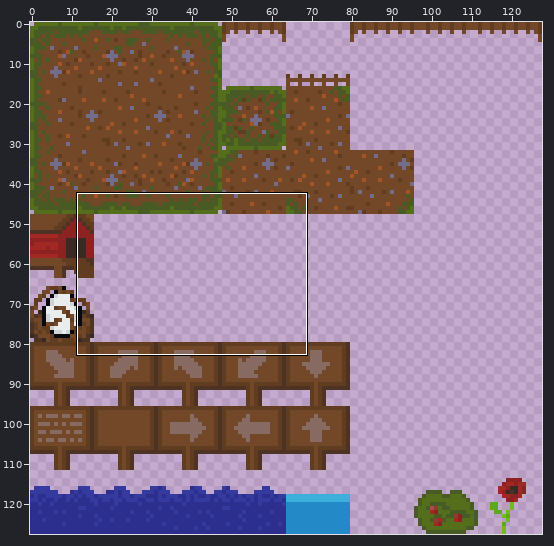
Pixel-art file: TileMap.aseprite. The picture above shows the old version from afar; the outline marks the close-up.
Close-up. Before the commit:
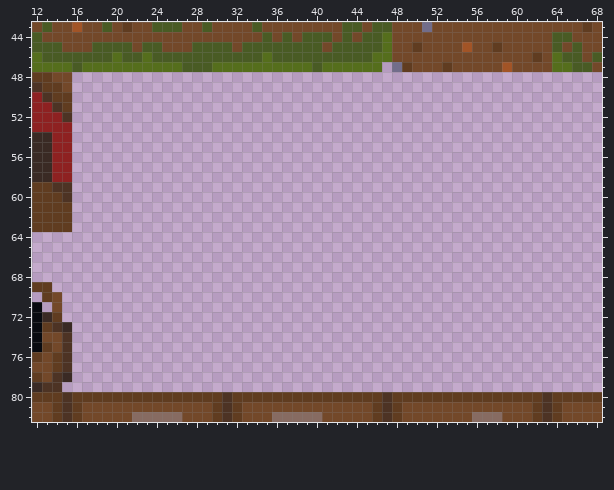
128x128 pixels, 1 frame. Shown: x 12..68, y 43..82.
And afterwards:
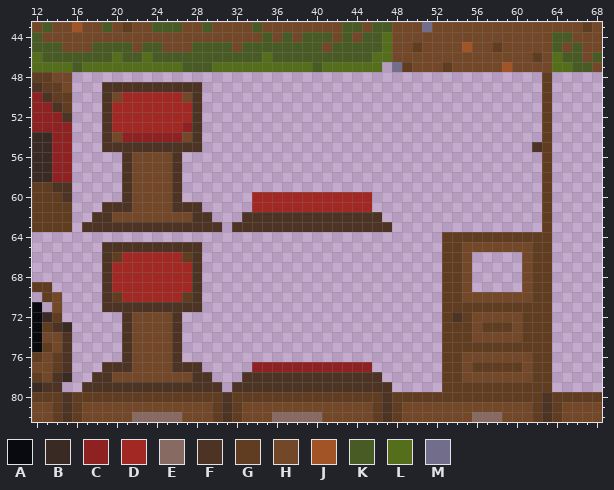
Palette (. is transparent): A #080a0f  B #3a2a24  C #8e2121  D #a12823  E #876b62  F #4d3324  G #603c20  H #734829  J #a25426  K #495b24  L #556e1c  M #726d8a
The edit:
The edit adds colour C in row 53 at x 27; in row 54 at x 21 to 26; in row 77 at x 34 to 45.
The edit adds colour D in row 50 at x 21 to 26; in rows 51 to 52 at x 20 to 27; in row 53 at x 20 to 26; in rows 60 to 61 at x 34 to 45; in row 66 at x 21 to 26; in rows 67 to 69 at x 20 to 27.
The edit adds colour D in row 70 at x 21 to 26.
The edit adds colour F in row 49 at x 19 to 28; in rows 50 to 54 at x 19 and 28; in row 55 at x 19 to 28 and 62; in rows 56 to 60 at x 21 and 26; in row 61 at x 19 to 21 and 26 to 28; in row 62 at x 18 to 19, 28 to 29 and 33 to 46.
The edit adds colour F in row 63 at x 17 to 30 and 32 to 47; in row 65 at x 19 to 28; in rows 66 to 70 at x 19 and 28; in row 71 at x 19 to 28; in row 72 at x 21, 26 and 54; in rows 73 to 76 at x 21 and 26.
The edit adds colour F in row 77 at x 19 to 21 and 26 to 28; in row 78 at x 18 to 19, 28 to 29 and 33 to 46; in row 79 at x 17 to 30 and 32 to 47.
The edit adds colour G in rows 48 to 63 at x 63; in row 64 at x 53 to 63; in row 65 at x 53 to 54 and 62 to 63; in row 66 at x 20, 27, 53 to 54 and 62 to 63; in rows 67 to 69 at x 53 to 54 and 62 to 63; in row 70 at x 20, 27, 53 to 54 and 62 to 63.
The edit adds colour G in row 71 at x 53 to 63; in row 72 at x 53, 55 and 61 to 63; in row 73 at x 53 to 55, 57 to 59 and 61 to 63; in row 74 at x 53 to 55 and 61 to 63; in row 75 at x 53 to 63; in row 76 at x 53 to 54 and 62 to 63.
The edit adds colour G in row 77 at x 53 to 54, 56 to 60 and 62 to 63; in row 78 at x 53 to 54 and 62 to 63; in row 79 at x 53 to 63.
The edit adds colour H in row 50 at x 20 and 27; in row 54 at x 20 and 27; in rows 56 to 61 at x 22 to 25; in row 62 at x 20 to 27; in row 65 at x 55 to 61; in rows 66 to 69 at x 55 and 61.
The edit adds colour H in row 70 at x 55 to 61; in row 72 at x 22 to 25 and 56 to 60; in row 73 at x 22 to 25, 56 and 60; in row 74 at x 22 to 25 and 56 to 60; in row 75 at x 22 to 25; in row 76 at x 22 to 25 and 55 to 61.
The edit adds colour H in row 77 at x 22 to 25, 55 and 61; in row 78 at x 20 to 27 and 55 to 61.
